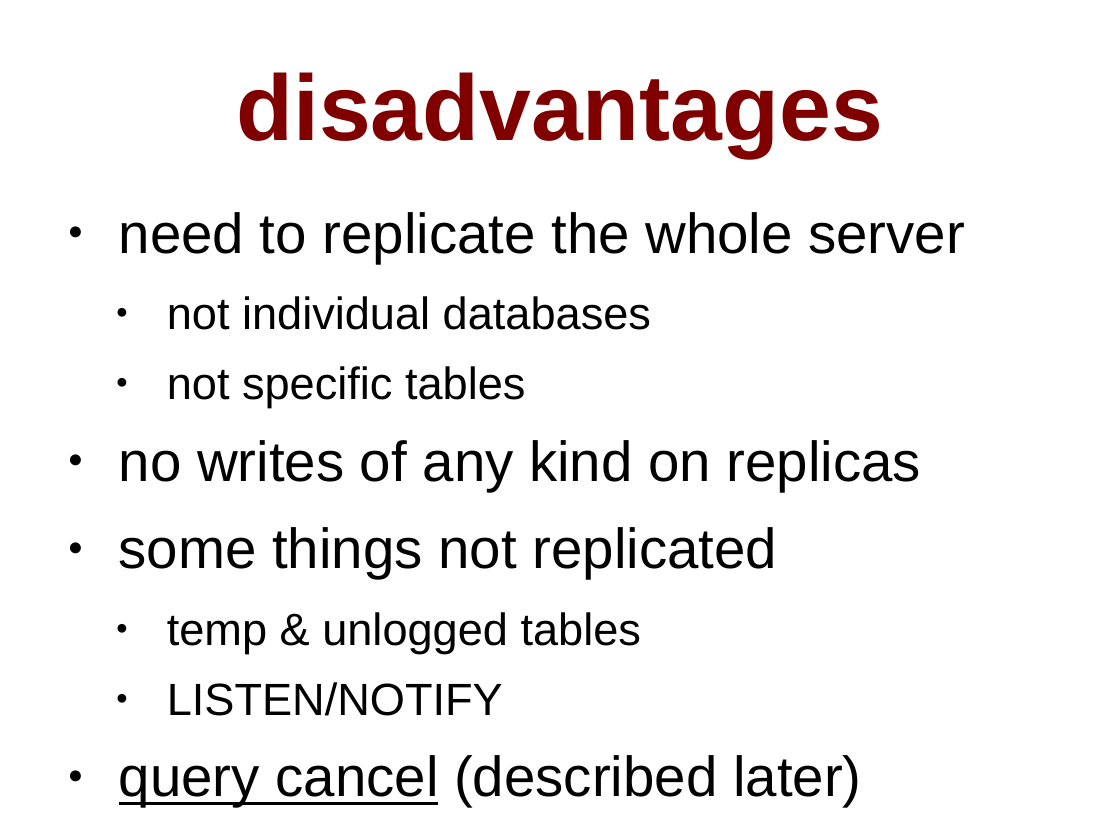
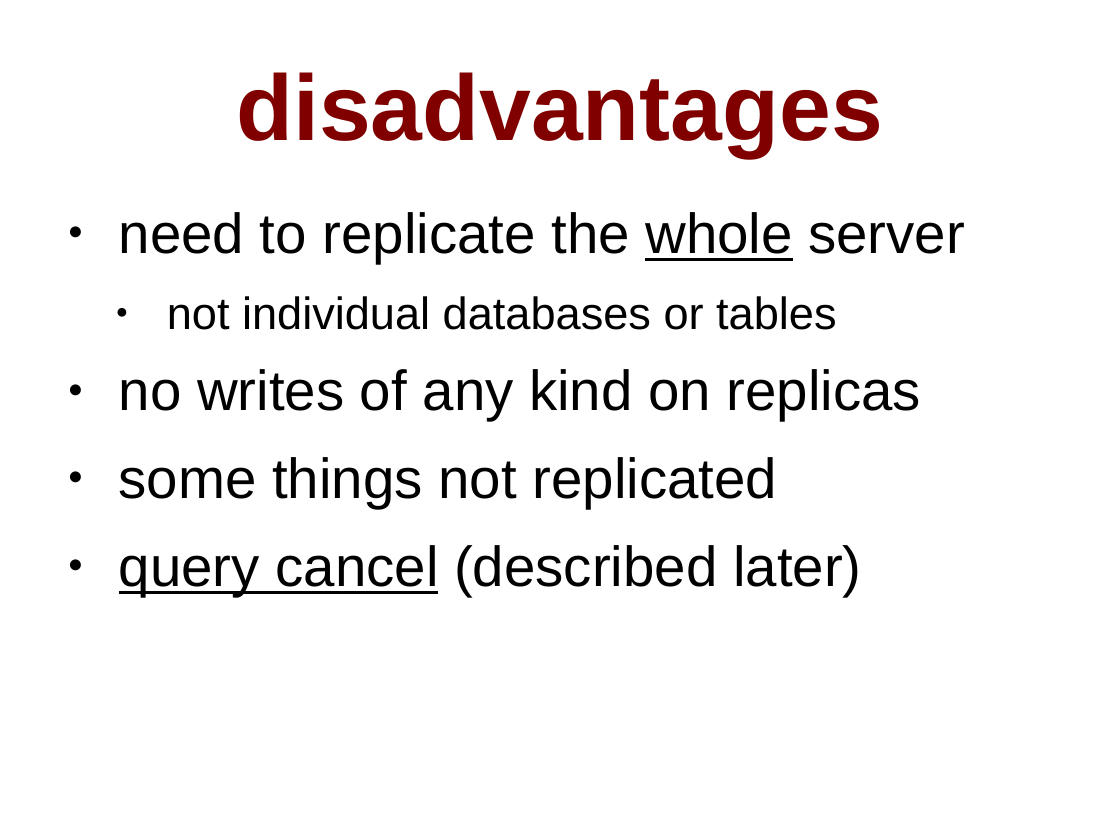
Before and after one commit to pgexperts/accidentalDBA, a slide deck: slide 108 of tutorial/accidental_dba_oscon.odp (slide 106 before the commit). Drawn at 1120x840 pixels with LibreOffice and Linux fonts; fonts in the diff are those of the drawing. Boxes give left, top, right and bottom in pixels: in the first picture for what was removed or moved away, otherwise in the second. Text is boxed around its words. In the diff, an @@ line names an element or a change of style, - is before the commit and + after.

```diff
--- a/tutorial/accidental_dba_oscon.odp
+++ b/tutorial/accidental_dba_oscon.odp
@@ text at [119,212,965,263]: underline on in "whole" @@
@@ text at [167,296,836,330]: text changed @@
-  ● not individual databases
-  ● not specific tables
+  ● not individual databases or tables
@@ text at [167,612,641,716]: paragraphs removed @@
-  ● temp & unlogged tables
-  ● LISTEN/NOTIFY
```
Also in this commit, not shown: 21 other slides changed, 6 slides added, 8 slides removed, 9 other files.
